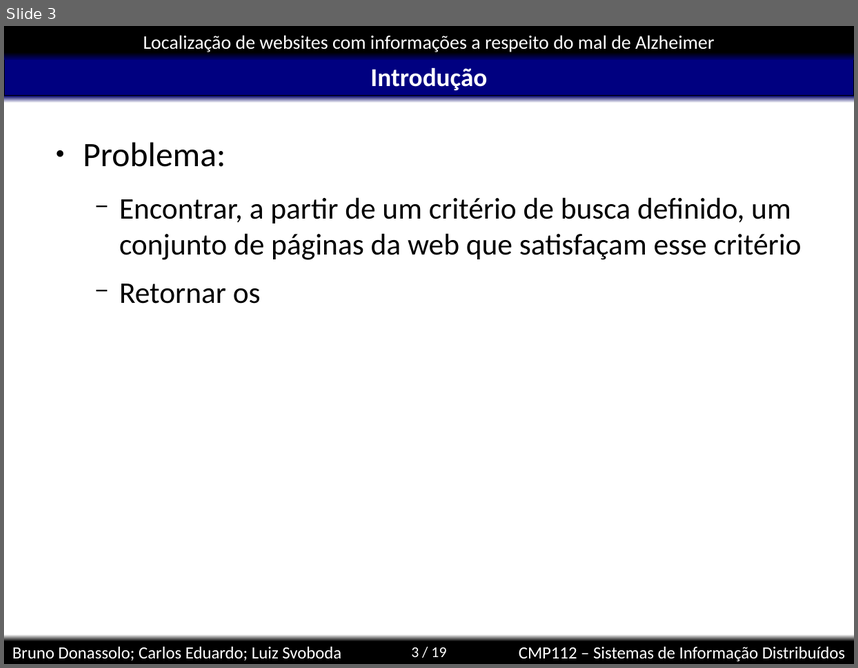
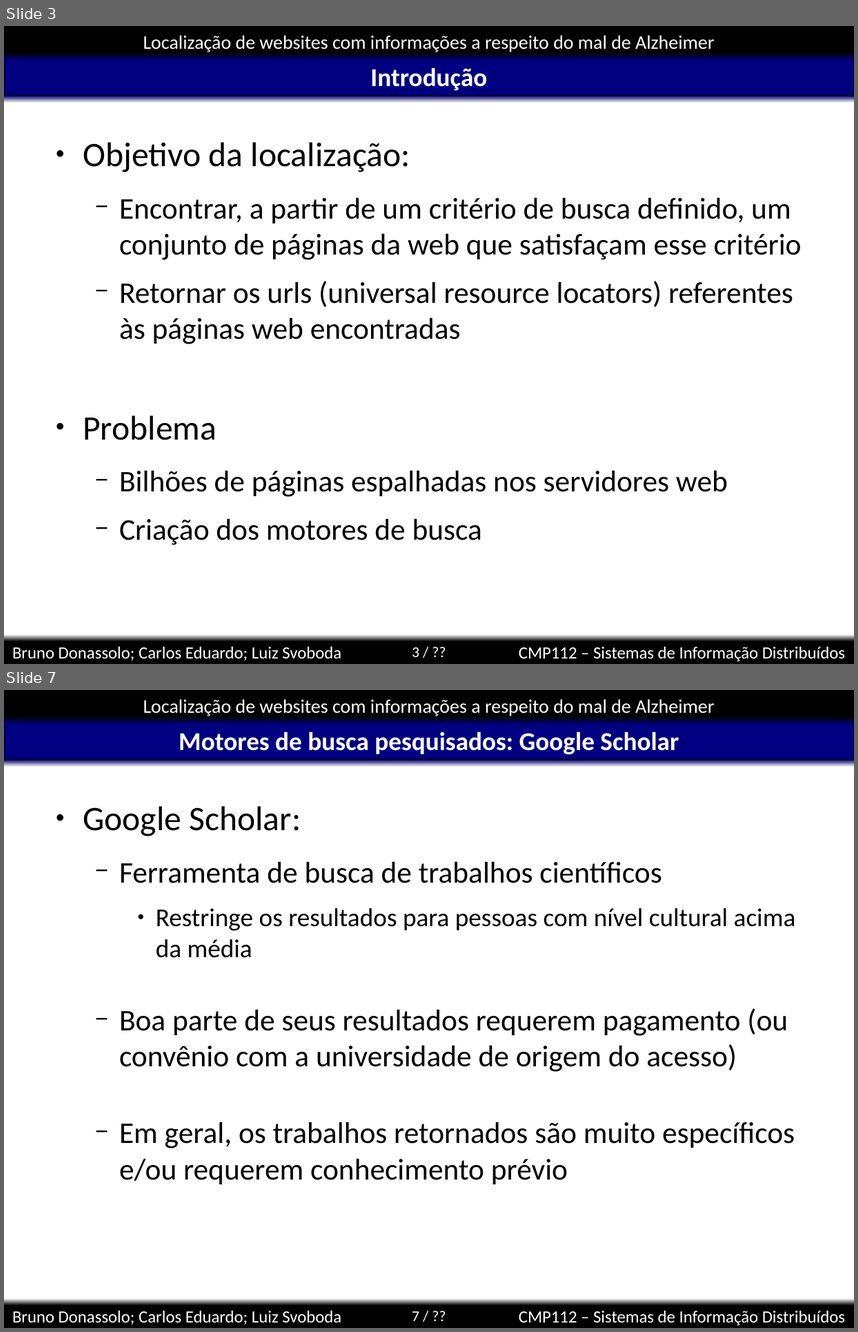
Before and after one commit to kdubezerra/kdubezerra, a slide deck: disciplinas/cmp112/localizacao.ppt. Shown one above the other, each under a label of ours: slide 3 before the commit, slides 3 and 7 after it; the slides between them are not shown. The pictures are 858x668 and 858x1332 pixels, drawn with LibreOffice and Linux fonts; fonts in the diff are those of the drawing; background and template pictures are left out. Boxes give left, top, right and bottom in pixels: in the first picture for what was removed or moved away, otherwise in the second. Text is boxed around its words. In the diff, an @@ line names an element or a change of style, - is before the commit and + after.

```diff
--- a/disciplinas/cmp112/localizacao.ppt
+++ b/disciplinas/cmp112/localizacao.ppt
@@ slide 7 added at box(4, 690, 854, 1328), background #FFFFFF; not listed: 8 template elements that a slide beside it also shows @@
@@ title added at box(179, 732, 679, 755), 24 pt, text #FFFFFF, bold @@
+Motores de busca pesquisados: Google Scholar
@@ text added at box(83, 806, 796, 1184), 28 pt, text #000000 @@
+● Google Scholar:
+  − Ferramenta de busca de trabalhos científicos
+    ● Restringe os resultados para pessoas com nível cultural acima da média
+  − Boa parte de seus resultados requerem pagamento (ou convênio com a universidade de origem do acesso)
+  − Em geral, os trabalhos retornados são muito específicos e/ou requerem conhecimento prévio
@@ slide 3 changed as well @@
@@ text at box(83, 142, 410, 172): text changed @@
-● Problema:
+● Objetivo da localização:
@@ text at box(83, 281, 793, 545): text changed @@
-  − Retornar os
+  − Retornar os urls (universal resource locators) referentes às páginas web encontradas
+● Problema
+  − Bilhões de páginas espalhadas nos servidores web
+  − Criação dos motores de busca
@@ page number at box(412, 647, 419, 657): text changed @@
-3 / 19
+3 / ??
```
Also in this commit, not shown: 1 other slide changed, 10 other slides added.
